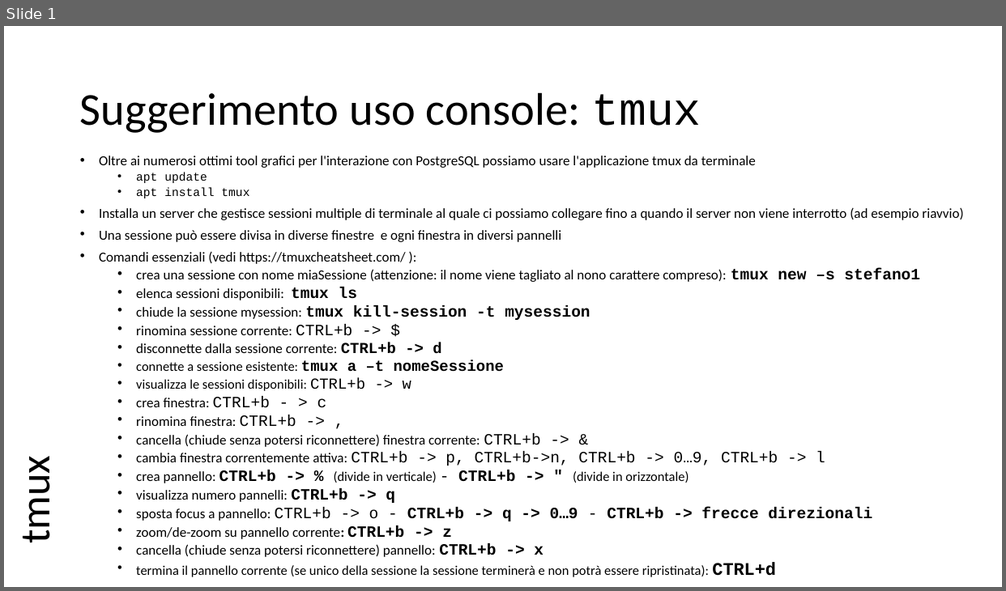
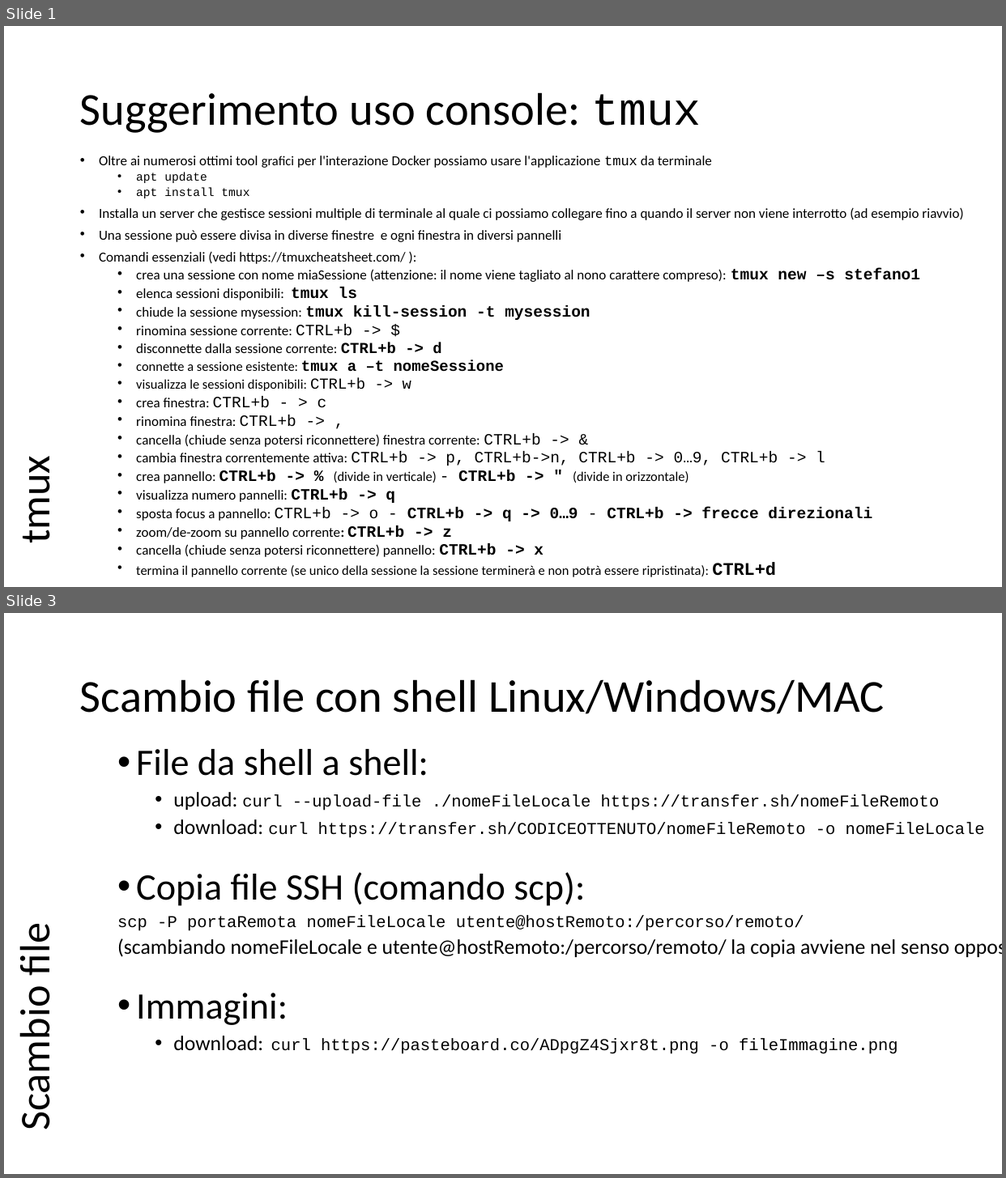
Before and after one commit to scastagnoli/academySisal, a slide deck: appuntiVari.pptx. Shown one above the other, each under a label of ours: slide 1 before the commit, slides 1 and 3 after it; the slides between them are not shown. The pictures are 1006x591 and 1006x1178 pixels, drawn with LibreOffice and Linux fonts; fonts in the diff are those of the drawing. Boxes give left, top, right and bottom in pixels: in the first picture for what was removed or moved away, otherwise in the second. Text is boxed around its words. In the diff, an @@ line names an element or a change of style, - is before the commit and + after.

```diff
--- a/appuntiVari.pptx
+++ b/appuntiVari.pptx
@@ slide 3 added at [4,613,1002,1174], background #FFFFFF @@
@@ title added at [80,679,884,714], 44 pt, text #000000 @@
+Scambio file con shell Linux/Windows/MAC
@@ text added at [117,749,985,1054], 16 pt, text #000000 @@
+  • File da shell a shell:
+    • upload: curl --upload-file ./nomeFileLocale https://transfer.sh/nomeFileRemoto
+    • download: curl https://transfer.sh/CODICEOTTENUTO/nomeFileRemoto -o nomeFileLocale
+  • Copia file SSH (comando scp):
+  scp -P portaRemota nomeFileLocale utente@hostRemoto:/percorso/remoto/
+  (scambiando nomeFileLocale e utente@hostRemoto:/percorso/remoto/ la copia avviene nel senso opposto)
+  • Immagini:
+    • download: curl https://pasteboard.co/ADpgZ4Sjxr8t.png -o fileImmagine.png
@@ text added at [10,928,62,1127], 40.7 pt, text #000000 @@
+Scambio file
@@ slide 1 changed as well @@
@@ text at [99,156,712,168]: text changed @@
-• Oltre ai numerosi ottimi tool grafici per l'interazione con PostgreSQL possiamo usare l'applicazione tmux da terminale
+• Oltre ai numerosi ottimi tool grafici per l'interazione Docker possiamo usare l'applicazione tmux da terminale
```
Also in this commit, not shown: 1 other slide changed.
